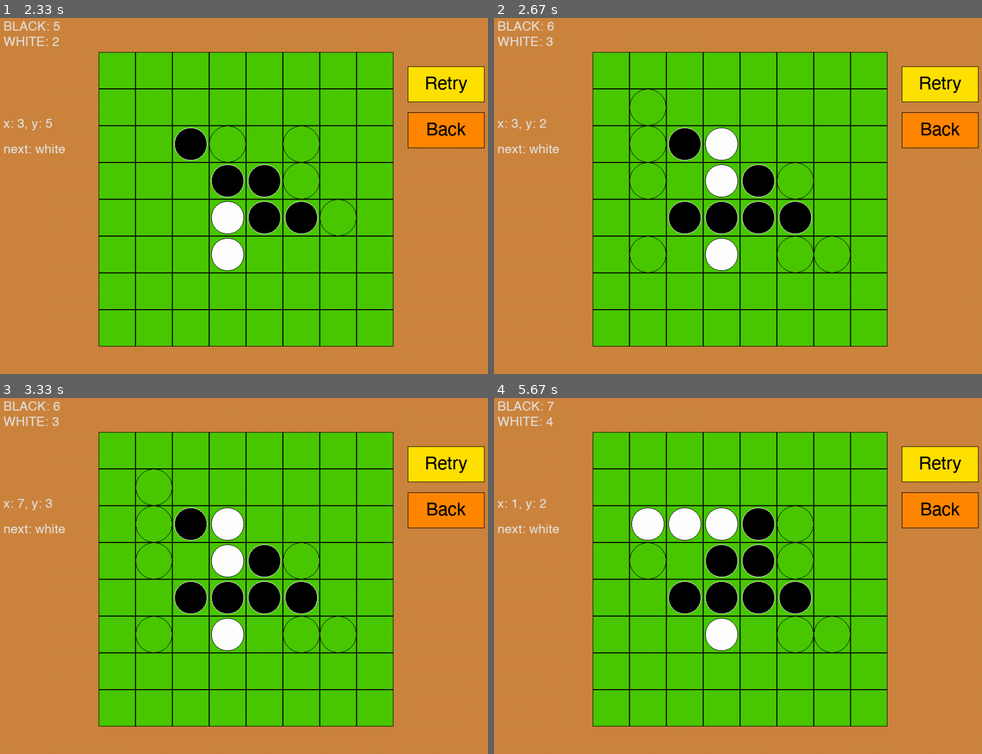
Above: before the commit, frames 1-4 (two rows, left to right).
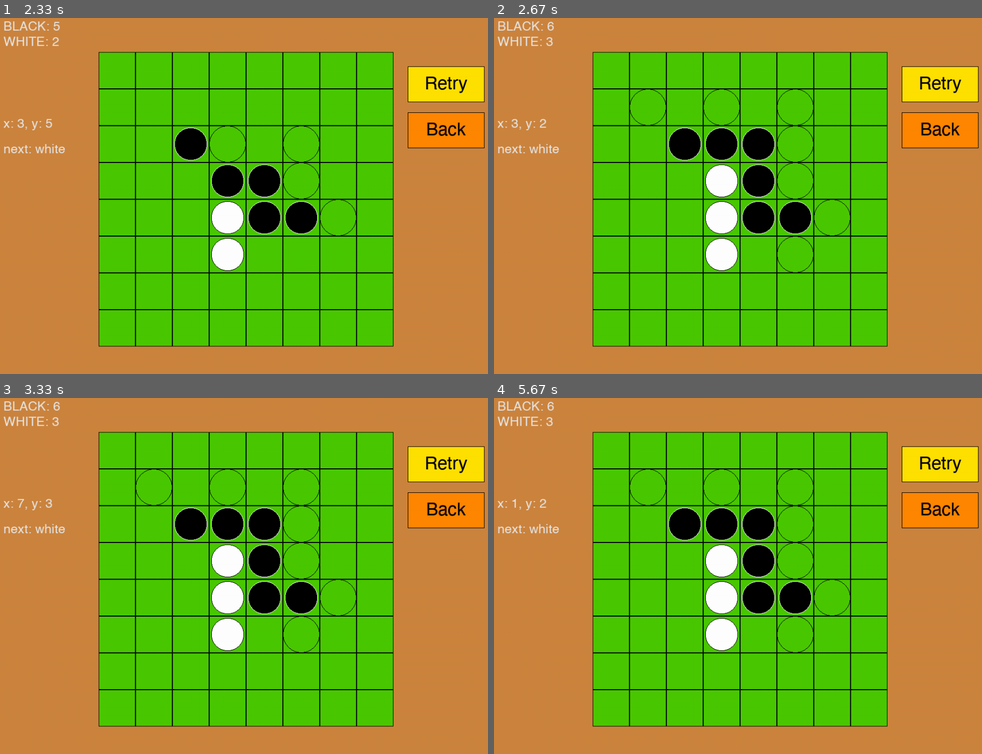
Above: after the commit, the same moments.

Repository: FermatPredictor/simple_ai_chess_algorithm
Game: pygame game, started from Pygame_chess/黑白棋/ui.py
Two runs of this game, one before a commit and one after it. Both use one fixed random seed, a clock stepped at 60 frames per second and the inputs below.
Inputs (mouse positions are in pixels of both pictures, inside the frame that each line leads up to):
- Up to frame 1 (2.33 s): click (136, 238) at 0.38 s; click (117, 71) at 0.72 s; click (317, 71) at 1.05 s; click (302, 231) at 1.38 s; click (253, 74) at 1.72 s; click (244, 245) at 2.05 s
- Up to frame 2 (2.67 s): click (723, 135) at 2.38 s
- Up to frame 3 (3.33 s): click (175, 504) at 2.72 s; click (370, 547) at 3.05 s
- Up to frame 4 (5.67 s): click (611, 707) at 3.38 s; click (840, 515) at 3.72 s; click (596, 508) at 4.05 s; click (757, 565) at 4.38 s; click (596, 558) at 4.72 s; click (664, 686) at 5.05 s; click (630, 511) at 5.38 s

Frame 1 is identical in both runs. In frame 2, 2.4% of the frame differs, in the area x 27-74%, y 20-72%; in frame 3, 2.4%; in frame 4, 3.3%, in the area x 10-74%, y 1-72%.

Commit message:
add edit mode, and remove dup. ai file

Diff:
--- a/Pygame_chess/黑白棋/aifunc.py
+++ /dev/null
@@ -1,87 +0,0 @@
-import time
-import random
-
-""" ref: https://www.mygreatlearning.com/blog/alpha-beta-pruning-in-ai/ """
-class MinimaxABAgent:
-    """
-    alpha beta 演算法模版，
-    用途是只要定義好遊戲規則，
-    ai就會透過此演算法計算最佳行動(棋步)
-
-    必要定義的物件:
-    * state: 類似指標可以inplace修改的物件
-       - def
-    * game
-       - def getValidMoves(self, state): 回傳一個字典，key值是行動，value是一個action_key，用來走棋或還原state
-       - def evaluation_function(self, state, player_color): 回傳此盤面對「player_color」來說的分數，盤面愈好分數愈高
-       - def is_terminal(self, state): 判斷一場遊戲是否已經結束
-       - def makeMove(self, state, action_key): 自定義action_key行動
-       - def unMakeMove(self, state, action_key): 此函數的用意是state可以還原，就只需創建一次，避免需要大量複製state而耗時
-    """
-
-    def __init__(self, max_depth, player_color, game, state):
-        """
-        Initiation
-        Parameters
-        ----------
-        max_depth : int
-            The max depth of the tree
-        player_color : int(usually 1 or 2, 0 for empty grid)
-            The player's index as MAX in minimax algorithm
-        """
-        self.max_depth = max_depth
-        self.player_color = player_color
-        self.game = game
-        self.state = state
-        self.node_expanded = 0
-
-    def choose_action(self):
-        """ 回傳(行動, state) """
-        self.node_expanded = 0
-
-        start_time = time.time()
-
-        print("MINIMAX AB : Wait AI is choosing")
-        list_action = self.game.getValidMoves(self.state)
-        eval_score, selected_key_action = self._minimax(0,True,float('-inf'),float('inf'))
-        print(f"MINIMAX : Done, eval = {eval_score}, expanded {self.node_expanded} nodes")
-        eval_time = max(0.00001, time.time() - start_time)
-        print(f"--- {eval_time} seconds ---, avg: {self.node_expanded/eval_time} (explode_node per seconds)")
-        self.game.makeMove(self.state, list_action[selected_key_action])
-        return (selected_key_action, self.state)
-
-    def _minimax(self, current_depth, is_max_turn, alpha, beta):
-
-        self.node_expanded += 1
-
-        if current_depth == self.max_depth or self.game.is_terminal(self.state):
-            return self.game.evaluation_function(self.state, self.player_color), ""
-
-        possible_action = self.game.getValidMoves(self.state)
-        key_of_actions = list(possible_action.keys())
-
-        random.shuffle(key_of_actions) #randomness
-        best_value = float('-inf') if is_max_turn else float('inf')
-        action_target = ""
-        for action_key in key_of_actions:
-
-            self.game.makeMove(self.state, possible_action[action_key])
-            eval_child, action_child = self._minimax(current_depth+1, not is_max_turn, alpha, beta)
-            self.game.unMakeMove(self.state, possible_action[action_key])
-
-            max_condition = is_max_turn and best_value < eval_child
-            min_condition = (not is_max_turn) and best_value > eval_child
-
-            if max_condition or min_condition:
-                best_value = eval_child
-                action_target = action_key
-
-                if max_condition:
-                    alpha = max(alpha, best_value)
-                else:
-                    beta = min(beta, best_value)
-
-                if beta <= alpha:
-                    break
-
-        return best_value, action_target
--- a/Pygame_chess/黑白棋/globalvar.py
+++ b/Pygame_chess/黑白棋/globalvar.py
@@ -2,7 +2,6 @@
 P1_ai = 0
 P2_ai = 0
 WIDTH, HEIGHT = 960, 720
-BLACK = (0,0,0)
 BROWN = (205,133,63)
 GREY = (230,230,230)
 GOLD = (255,215,0)
--- a/Pygame_chess/黑白棋/reversifunc.py
+++ b/Pygame_chess/黑白棋/reversifunc.py
@@ -1,6 +1,9 @@
 import random
 import globalvar as gv
-from aifunc import MinimaxABAgent
+
+import sys
+sys.path.append('../..') # 添加相對路徑上兩層到sys.path，讓程式找到的模組_package
+from _package._game_theory.alpha_beta_algo import MinimaxABAgent
 
 class State():
     """
@@ -117,6 +120,8 @@
         if not valid_moves:
             self.state.next_turn()
 
+    def set_board(self, x, y):
+        self.state.board[x][y] = (self.state.board[x][y]+1)%3
 
     def get_board(self):
         return self.state.board
@@ -141,5 +146,5 @@
         return scores[1], scores[2]
 
     def ai_action(self):
-        AI = MinimaxABAgent(5, self.get_turn(), self.game, self.state)
+        AI = MinimaxABAgent(3, self.get_turn(), self.game, self.state)
         AI.choose_action()
--- a/Pygame_chess/黑白棋/ui.py
+++ b/Pygame_chess/黑白棋/ui.py
@@ -25,29 +25,27 @@
     gameTitle = sc.text('REVERSI', gv.NEXT, 110, (260, 50), gv.GOLD)
     chooseDiff = sc.text('Choose Difficulty', gv.HELV, 40, (320, 300), gv.GREY)
 
-    easyButton = sc.my_button((200, 400), (150, 70), GREEN, (gv.HELV, 30, gv.BLACK, 'Easy'))
-    normButton = sc.my_button((400, 400), (150, 70), YELLOW, (gv.HELV, 30, gv.BLACK, 'Normal'))
-    hardButton = sc.my_button((600, 400), (150, 70), ORANGE, (gv.HELV, 30, gv.BLACK, 'Hard'))
-    aiButton = sc.my_button((780, 625), (150, 70), ORANGE, (gv.HELV, 30, gv.BLACK, 'AI Mode'))
+    my_buttons = [None]*3
+    color_dict = {0:GREEN, 1:YELLOW, 2:ORANGE}
+    diff_dict = {0:'Easy', 1:'Normal', 2:'Hard'}
+    for i in range(3):
+        my_buttons[i] = sc.my_button((200*(i+1), 400),(150, 70), color_dict[i], (gv.HELV, 30, BLACK, f'{diff_dict[i]}'))
+        buttons.add(my_buttons[i])
+
+    aiButton = sc.my_button((780, 625), (150, 70), ORANGE, (gv.HELV, 30, BLACK, 'AI Mode'))
 
     texts.add(gameTitle, chooseDiff)
-    buttons.add(easyButton, normButton, hardButton, aiButton)
+    buttons.add(aiButton)
 
     while True:
         for evi in pygame.event.get():
             if evi.type == pygame.QUIT:
                 pygame.display.quit()
-
             if evi.type == pygame.MOUSEBUTTONDOWN:
-                if easyButton.rect.collidepoint(pygame.mouse.get_pos()):
-                    gv.P1_ai = 2
-                    InGame()
-                if normButton.rect.collidepoint(pygame.mouse.get_pos()):
-                    gv.P1_ai = 3
-                    InGame()
-                if hardButton.rect.collidepoint(pygame.mouse.get_pos()):
-                    gv.P1_ai = 4
-                    InGame()
+                for i in range(3):
+                    if my_buttons[i].rect.collidepoint(pygame.mouse.get_pos()):
+                        gv.P1_ai = i+2
+                        InGame()
                 if aiButton.rect.collidepoint(pygame.mouse.get_pos()):
                     AiMode()
 
@@ -70,9 +68,9 @@
     diff_dict = {0:'E', 1:'N', 2:'H'}
     for i in range(3):
         for j in range(3):
-            my_buttons[i][j] = sc.my_button(coord(j, i),(150, 70), color_dict[i], (gv.HELV, 30, gv.BLACK, f'{diff_dict[i]} v {diff_dict[j]}'))
+            my_buttons[i][j] = sc.my_button(coord(j, i),(150, 70), color_dict[i], (gv.HELV, 30, BLACK, f'{diff_dict[i]} v {diff_dict[j]}'))
             buttons.add(my_buttons[i][j])
-    backButton = sc.my_button((780, 625),(150, 70), ORANGE, (gv.HELV, 30, gv.BLACK, 'Back'))
+    backButton = sc.my_button((780, 625),(150, 70), ORANGE, (gv.HELV, 30, BLACK, 'Back'))
 
     texts.add(aiTitle)
     buttons.add(backButton)
@@ -105,12 +103,14 @@
     buttons = pygame.sprite.Group()
     ui_board = sc.chessBoard(game.get_board())
 
-    retryButton = sc.my_button((800, 100), (150, 70), YELLOW, (gv.HELV, 35, gv.BLACK, 'Retry'))
-    backButton = sc.my_button((800, 190), (150, 70), ORANGE, (gv.HELV, 35, gv.BLACK, 'Back'))
+    retryButton = sc.my_button((800, 100), (150, 70), YELLOW, (gv.HELV, 35, BLACK, 'Retry'))
+    backButton = sc.my_button((800, 190), (150, 70), ORANGE, (gv.HELV, 35, BLACK, 'Back'))
     buttons.add(retryButton, backButton)
 
     blackScore, whiteScore = 2, 2
     click_x, click_y = None, None
+
+    MODE = 'play'
 
     def is_ai_turn():
         return game.get_turn()==1 and gv.P1_ai or game.get_turn()==2 and gv.P2_ai
@@ -118,22 +118,23 @@
     while True:
         texts.empty()
 
-        if not game.is_terminal():
-            game.check_move() # 輪空規則
-            if is_ai_turn():
-                game.ai_action()
-        else:
-            if blackScore > whiteScore:
-                result = 'BLACK WIN!'
-            elif blackScore < whiteScore:
-                result = 'WHITE WIN!'
+        if MODE == 'play':
+            if not game.is_terminal():
+                game.check_move() # 輪空規則
+                if is_ai_turn():
+                    game.ai_action()
             else:
-                result = 'DRAW!'
+                if blackScore > whiteScore:
+                    result = 'BLACK WIN!'
+                elif blackScore < whiteScore:
+                    result = 'WHITE WIN!'
+                else:
+                    result = 'DRAW!'
 
-            gameOverText = sc.text('Game OVER!', gv.HELV, 30, (10, 70), gv.BLACK)
-            resultText = sc.text(result, gv.NEXT, 30, (10, 100), gv.BLACK)
-            texts.add(gameOverText)
-            texts.add(resultText)
+                gameOverText = sc.text('Game OVER!', gv.HELV, 30, (10, 70), BLACK)
+                resultText = sc.text(result, gv.NEXT, 30, (10, 100), BLACK)
+                texts.add(gameOverText)
+                texts.add(resultText)
 
 
         for evg in pygame.event.get():
@@ -141,10 +142,12 @@
                 pygame.display.quit()
 
             if evg.type == pygame.MOUSEBUTTONDOWN:
-                if not is_ai_turn():
-                    for aTile in sum(ui_board.tiles, []):
-                        if aTile.rect.collidepoint(pygame.mouse.get_pos()):
-                            click_x, click_y = aTile.xInd, aTile.yInd
+                for aTile in sum(ui_board.tiles, []):
+                    if aTile.rect.collidepoint(pygame.mouse.get_pos()):
+                        click_x, click_y = aTile.xInd, aTile.yInd
+                        if MODE == 'edit':
+                            game.set_board(click_x, click_y)
+                        if MODE == 'play' and not is_ai_turn():
                             game.make_move(click_x, click_y)
 
                 if retryButton.rect.collidepoint(pygame.mouse.get_pos()):
